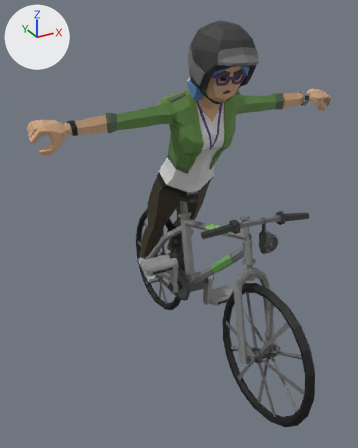
The glTF model sets/cyclist-animation/gltf-exports/cyclist-1-animation-v1.glb, before and after one commit.
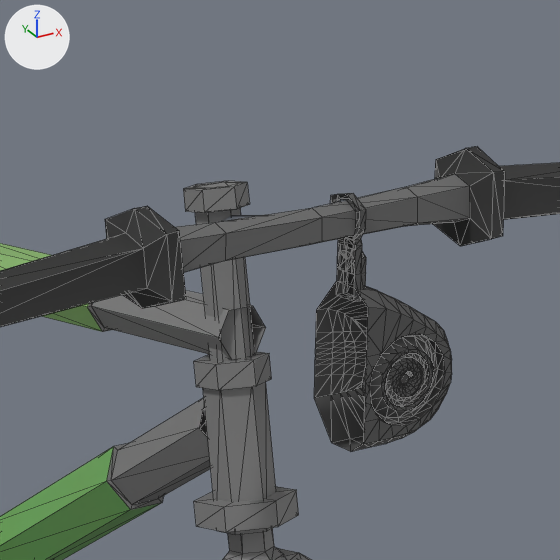
There are two pictures of each version: one whole from a 50 mm camera at (-1.356, -2.319, 2.073) aimed at (-0.065, 0.028, 0.899), one close up on the part from 60% to 82% of the width and 42% to 60% of the height. Arrows for +X, +Y and +Z are at upper left; the lights stay in place. The close-ups show mesh edges as thin lines. Vertices at the same position are counted once.

Objects in the first close-up: 'Horn', 'SM_Veh_Bike_02_Combined'.
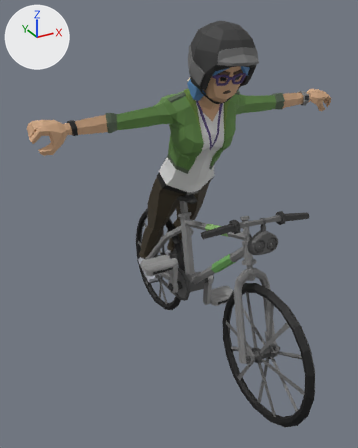
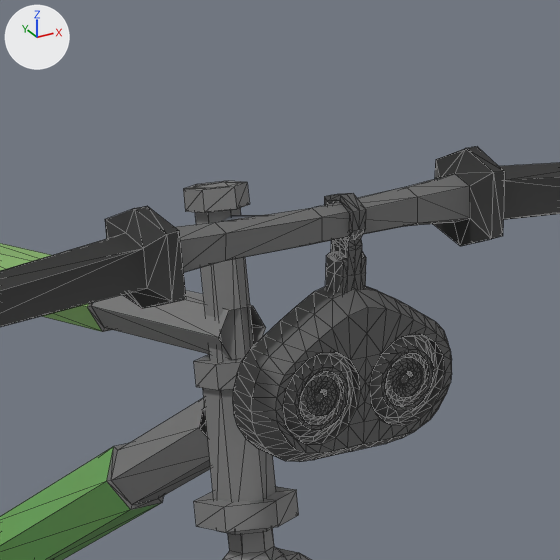
Boxes [x1, y1, x2, y2] around the edits, measured in the close-ups (560 x 560 px):
'Horn', reshaped (58% wider): before [314, 193, 452, 452]; after [233, 193, 452, 462]
part 1 of me_plane_001, added: after [233, 194, 368, 462]

What changed in the scene script:
```text
Change me_plane_001:
    used by ob_horn; location = (0.0, 0.0, 0.0)
    remove me_plane_001.from_pydata(...)  # 426 vertices, 803 faces; spans x 0.132..0.225, y -0.536..-0.467, z 0.895..1.088
    add me_plane_001.from_pydata(...)  # 792 vertices, 1585 faces; spans x 0.044..0.225, y -0.536..-0.467, z 0.895..1.088
    me_plane_001 part 1: 366 vertices added at x 0.044..0.135, y -0.536..-0.467, z 0.897..1.088
```
